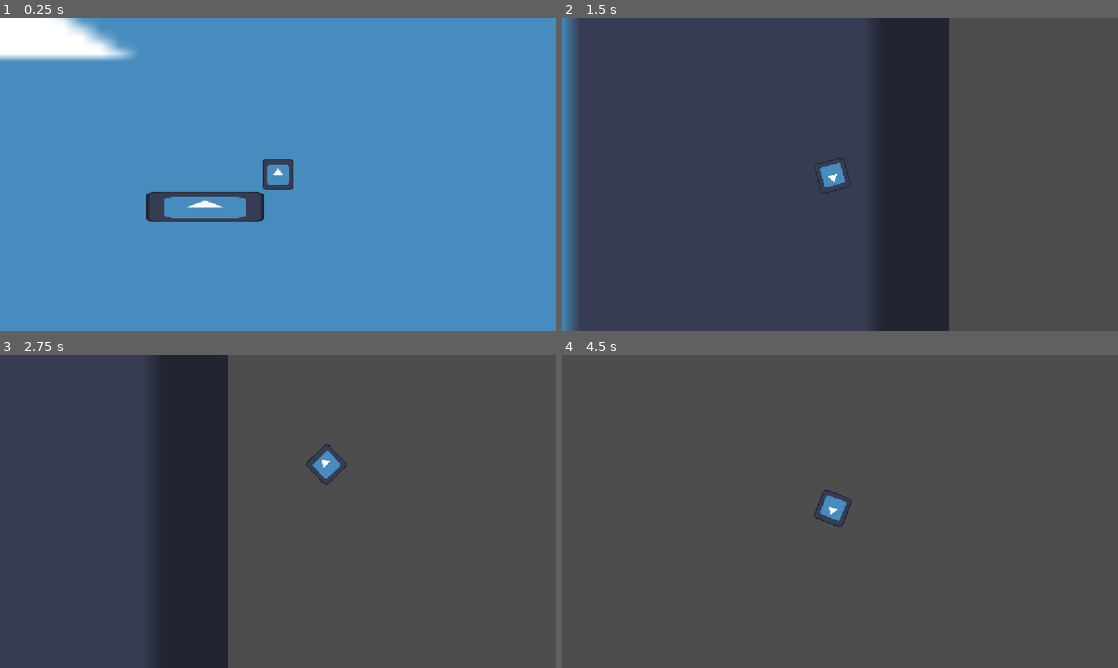
Above: before the commit, frames 1-4 (two rows, left to right).
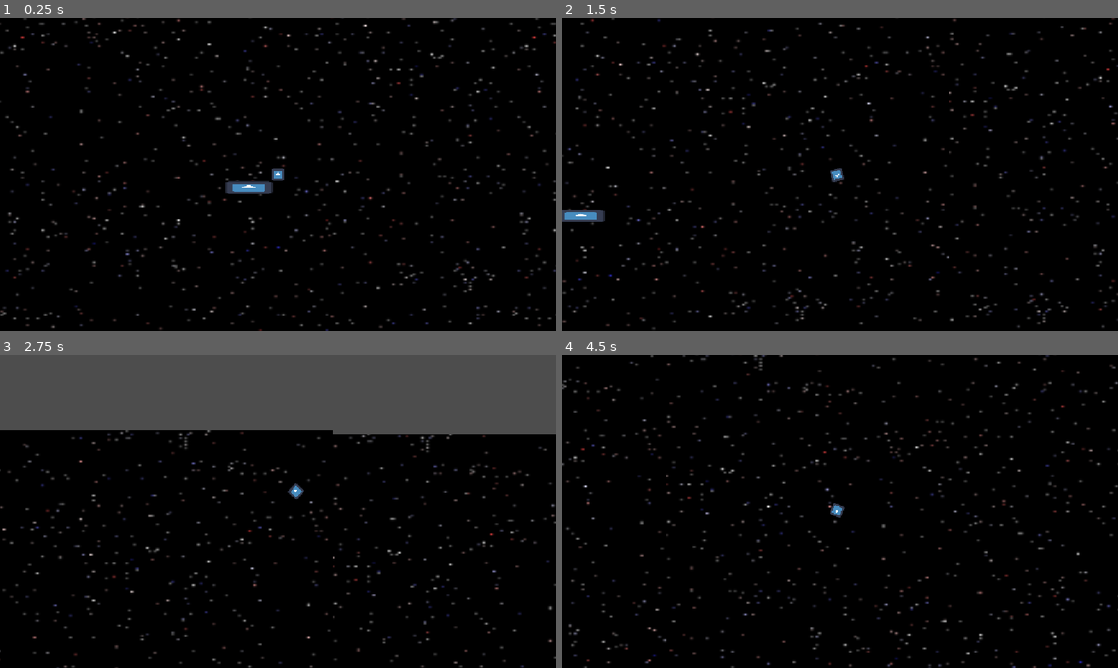
Above: after the commit, the same moments.

Repository: TheBullfrogEngineer/Bounceback2026
Game: Godot game, scene res://TestLevel.tscn
The game is run twice, just before and just after one commit, with the same random seed, the same clock (stepped at 60 frames per second) and the same inputs. The engine's default icon, where the game draws it, is replaced by a stand-in: a white triangle on a blue panel in a dark square.
Inputs (mouse positions are in pixels of both pictures, inside the frame that each line leads up to):
- Up to frame 1 (0.25 s): no input
- Up to frame 2 (1.5 s): tap Enter at 0.5 s; move the mouse to (962, 158) at 0.52 s; click (962, 158) at 0.6 s; move the mouse to (728, 190) at 1.27 s; tap W (propel) at 1.35 s
- Up to frame 3 (2.75 s): move the mouse to (333, 442) at 2.02 s; click (333, 442) at 2.1 s
- Up to frame 4 (4.5 s): move the mouse to (812, 574) at 2.77 s; tap W (propel) at 2.85, 4.35 s; move the mouse to (1006, 558) at 3.52 s; click (1006, 558) at 3.6 s; move the mouse to (673, 464) at 4.27 s

The runs differ from the first frame. In frame 1, 100% of the frame differs, in the area x 0-100%, y 0-100%; in frame 2, 99%; in frame 3, 78%; in frame 4, 99%.

Commit message:
commit update

Diff:
--- a/cosmic-rebound/TestLevel.tscn
+++ b/cosmic-rebound/TestLevel.tscn
@@ -1,6 +1,7 @@
 [gd_scene format=3 uid="uid://8modw0gf0uon"]
 
 [ext_resource type="Texture2D" uid="uid://dijwtrykowxcx" path="res://icon.svg" id="1_1kog2"]
+[ext_resource type="Texture2D" uid="uid://bcu2mt4f3st1b" path="res://Space.png" id="1_2xot7"]
 [ext_resource type="PackedScene" uid="uid://byaxmc1cpcxu8" path="res://comet.tscn" id="1_y1jsw"]
 
 [sub_resource type="PhysicsMaterial" id="PhysicsMaterial_ggs6p"]
@@ -8,12 +9,23 @@
 [sub_resource type="RectangleShape2D" id="RectangleShape2D_4ayxd"]
 size = Vector2(519, 136)
 
+[sub_resource type="RectangleShape2D" id="RectangleShape2D_ggs6p"]
+size = Vector2(47493, 631.5)
+
+[sub_resource type="RectangleShape2D" id="RectangleShape2D_rddtw"]
+size = Vector2(976, 29196)
+
 [node name="Level" type="Node2D" unique_id=574406350]
 
+[node name="Background2" type="Sprite2D" parent="." unique_id=393909074]
+position = Vector2(7844.0005, 56.000004)
+scale = Vector2(26.51004, 17.511705)
+texture = ExtResource("1_2xot7")
+
 [node name="Background" type="Sprite2D" parent="." unique_id=656807228]
-position = Vector2(-1700.4999, -685.49994)
-scale = Vector2(78.42969, 33.867188)
-texture = ExtResource("1_1kog2")
+position = Vector2(37.000023, 23)
+scale = Vector2(26.51004, 17.511705)
+texture = ExtResource("1_2xot7")
 
 [node name="Comet" parent="." unique_id=284270887 instance=ExtResource("1_y1jsw")]
 position = Vector2(482, -132)
@@ -29,3 +41,21 @@
 position = Vector2(182, 0)
 scale = Vector2(3.84375, 1)
 texture = ExtResource("1_1kog2")
+
+[node name="StaticBody2D2" type="StaticBody2D" parent="." unique_id=333686309]
+
+[node name="CollisionShape2D" type="CollisionShape2D" parent="StaticBody2D2" unique_id=22190430]
+position = Vector2(13243, 4027)
+shape = SubResource("RectangleShape2D_ggs6p")
+
+[node name="CollisionShape2D4" type="CollisionShape2D" parent="StaticBody2D2" unique_id=1687773162]
+position = Vector2(13512.5, -24834.75)
+shape = SubResource("RectangleShape2D_ggs6p")
+
+[node name="CollisionShape2D2" type="CollisionShape2D" parent="StaticBody2D2" unique_id=325724919]
+position = Vector2(-10448, -10616)
+shape = SubResource("RectangleShape2D_rddtw")
+
+[node name="CollisionShape2D3" type="CollisionShape2D" parent="StaticBody2D2" unique_id=928378266]
+position = Vector2(37062, -10487)
+shape = SubResource("RectangleShape2D_rddtw")
--- a/cosmic-rebound/comet.gd
+++ b/cosmic-rebound/comet.gd
@@ -3,7 +3,7 @@
 @export var speed = 750.0
 @export var dash_speed = 1750
 @export var friction = 500
-@export var bounce_speed_retention = 0.6
+@export var bounce_speed_retention = 1.2
 @export var stun_duration = 0.5
 @export var max_hp: int = 3
 
--- a/cosmic-rebound/comet.tscn
+++ b/cosmic-rebound/comet.tscn
@@ -16,7 +16,7 @@
 shape = SubResource("CircleShape2D_4ayxd")
 
 [node name="Camera2D" type="Camera2D" parent="." unique_id=1076081098]
-zoom = Vector2(0.5, 0.5)
+zoom = Vector2(0.2, 0.2)
 position_smoothing_enabled = true
 position_smoothing_speed = 10.0
 
--- /dev/null
+++ b/cosmic-rebound/waypoint_marker.gd
@@ -0,0 +1,11 @@
+extends Sprite2D
+
+
+# Called when the node enters the scene tree for the first time.
+func _ready() -> void:
+	pass # Replace with function body.
+
+
+# Called every frame. 'delta' is the elapsed time since the previous frame.
+func _process(delta: float) -> void:
+	pass
--- /dev/null
+++ b/cosmic-rebound/waypoint_marker.tscn
@@ -0,0 +1,9 @@
+[gd_scene format=3 uid="uid://d263dfso6pxwe"]
+
+[ext_resource type="Texture2D" uid="uid://brfqugakh4i3x" path="res://art/art/art_atlas.png" id="1_ppeer"]
+
+[node name="WaypointMarker" type="Sprite2D" unique_id=657557681]
+z_index = 71
+texture_filter = 1
+texture = ExtResource("1_ppeer")
+hframes = 5
Binary file added: cosmic-rebound/Space.png
Not shown, added: cosmic-rebound/Space.png.import
Binary file added: cosmic-rebound/art/art/art_atlas.png
Not shown, added: cosmic-rebound/art/art/art_atlas.png.import
Binary file added: cosmic-rebound/art/art/tiles_atlas.png
Not shown, added: cosmic-rebound/art/art/tiles_atlas.png.import
Not shown, added: cosmic-rebound/waypoint_marker.gd.uid
